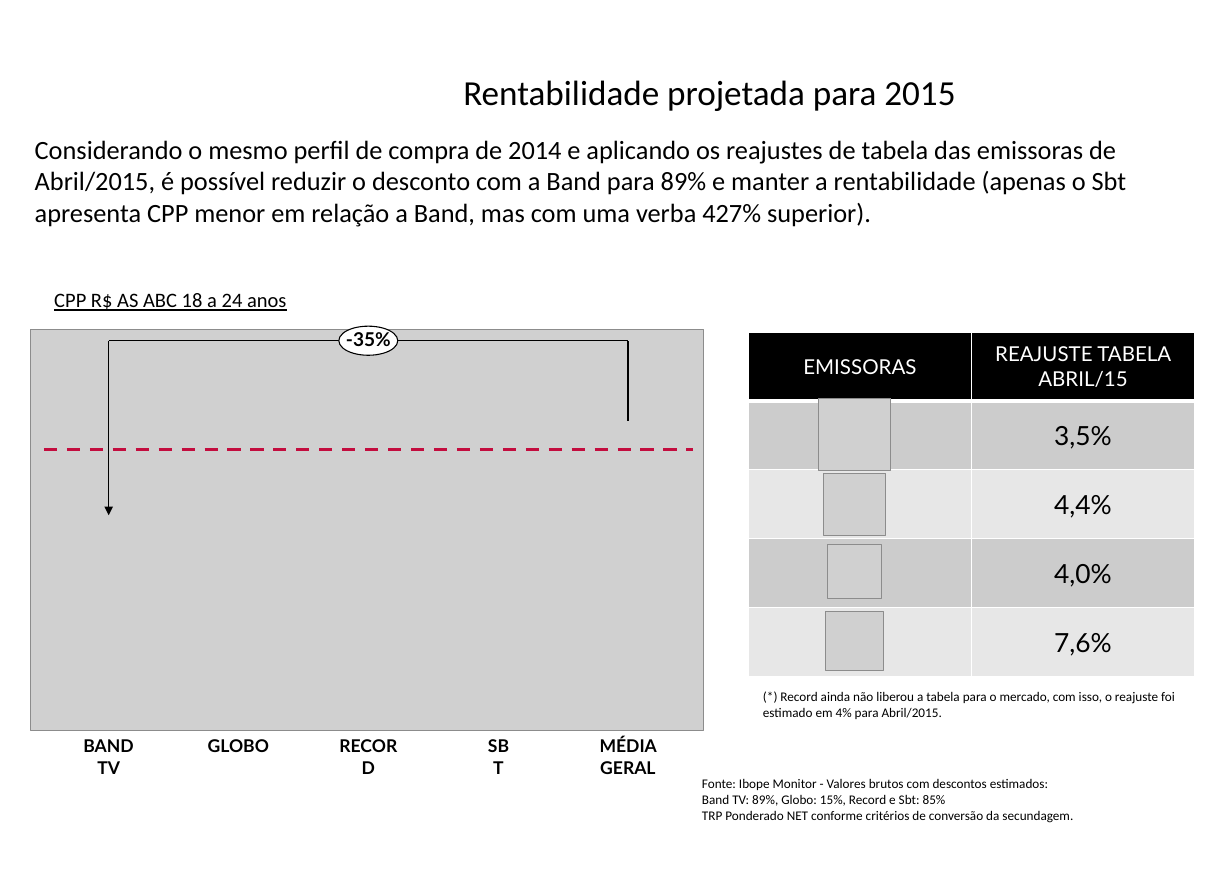
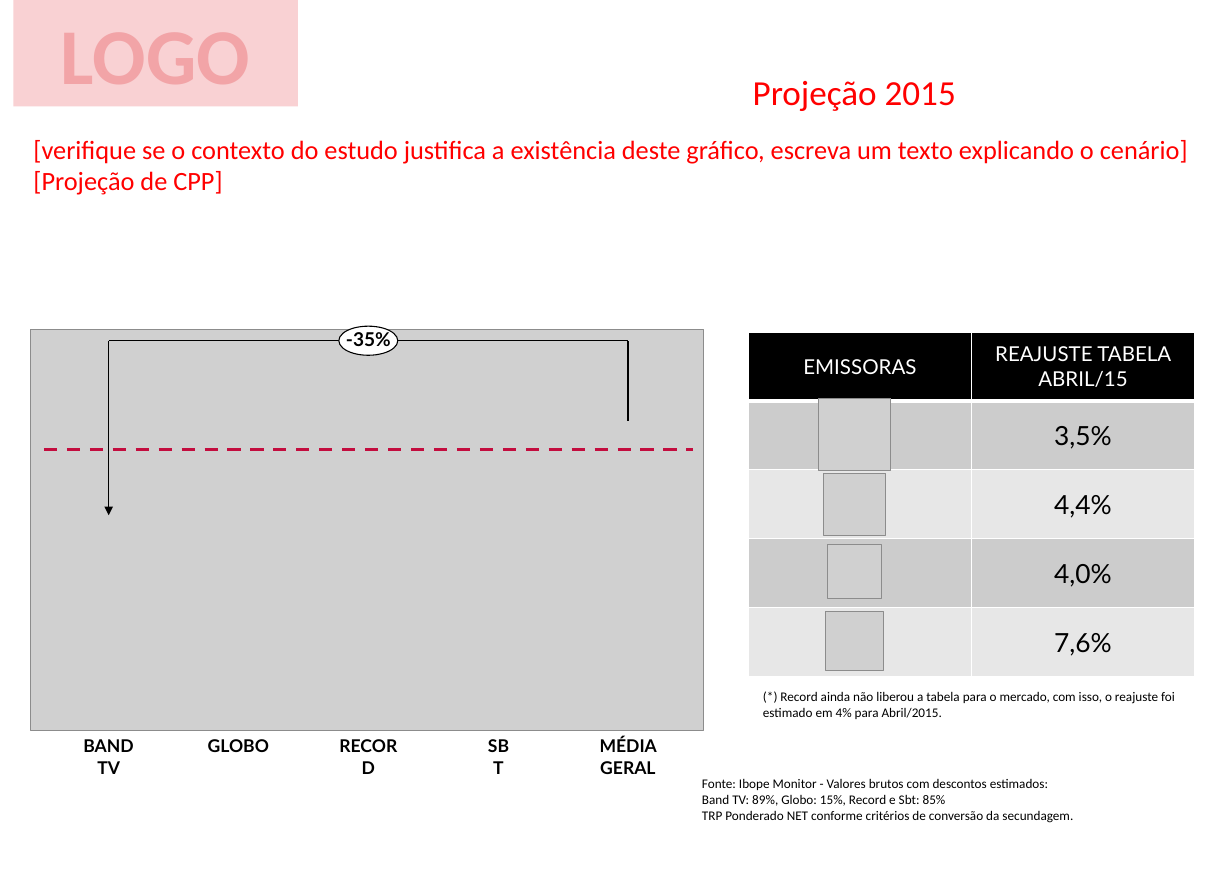
Before and after one commit to filiperp/b-im, a slide deck: slide 10 of html/estudo/docs/mondelez.pptx (slide 9 before the commit). Drawn at 1232x872 pixels with LibreOffice and Linux fonts; fonts in the diff are those of the drawing; grey boxes stand for pictures; background and template pictures are left out. Boxes give left, top, right and bottom in pixels: in the first picture for what was removed or moved away, otherwise in the second. Text is boxed around its words. In the diff, an @@ line names an element or a change of style, - is before the commit and + after.

```diff
--- a/html/estudo/docs/mondelez.pptx
+++ b/html/estudo/docs/mondelez.pptx
@@ rectangle added at (x1=14, y1=0, x2=298, y2=106), fill #F9D1D3, 54 pt, text #F2A4A7, bold @@
+LOGO
@@ text at (x1=753, y1=81, x2=956, y2=111): text changed; text colour #000000 to #FF0000 @@
-Rentabilidade projetada para 2015
+Projeção 2015
@@ text added at (x1=33, y1=140, x2=1188, y2=195), 18 pt, text #FF0000 @@
+[verifique se o contexto do estudo justifica a existência deste gráfico, escreva um texto explicando o cenário] [Projeção de CPP]
@@ text removed at (x1=35, y1=140, x2=1127, y2=227) @@
-Considerando o mesmo perfil de compra de 2014 e aplicando os reajustes de tabela das emissoras de Abril/2015, é possível reduzir o desconto com a Band para 89% e manter a rentabilidade (apenas o Sbt apresenta CPP menor em relação a Band, mas com uma verba 427% superior).
@@ text removed at (x1=54, y1=293, x2=286, y2=311) @@
-CPP R$ AS ABC 18 a 24 anos
```
Also in this commit, not shown: 6 other slides changed, 3 slides added, 2 slides removed, 11 other files.
